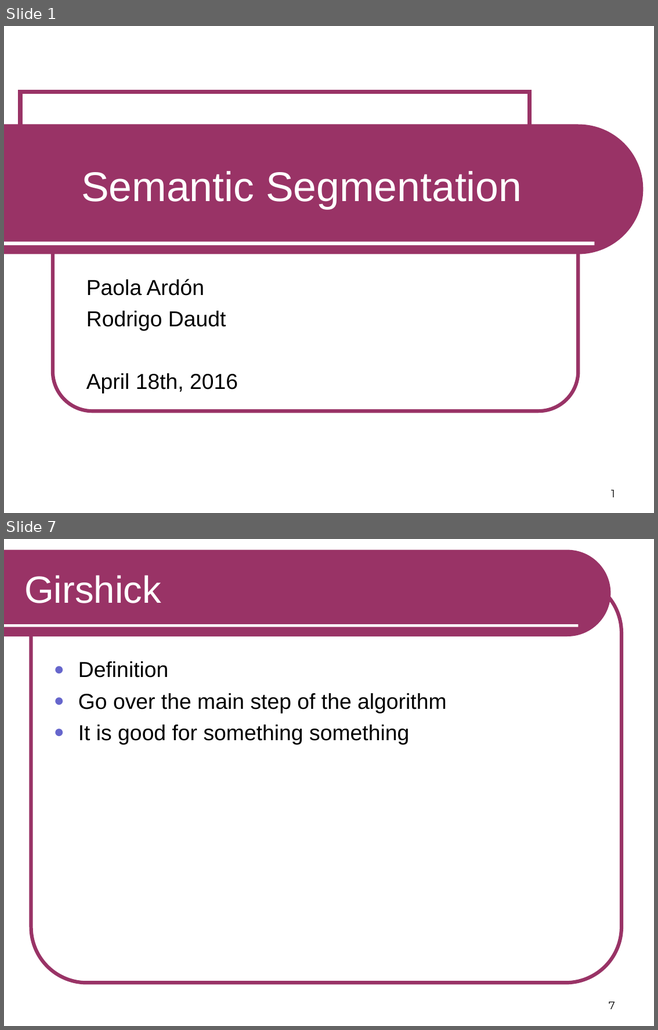
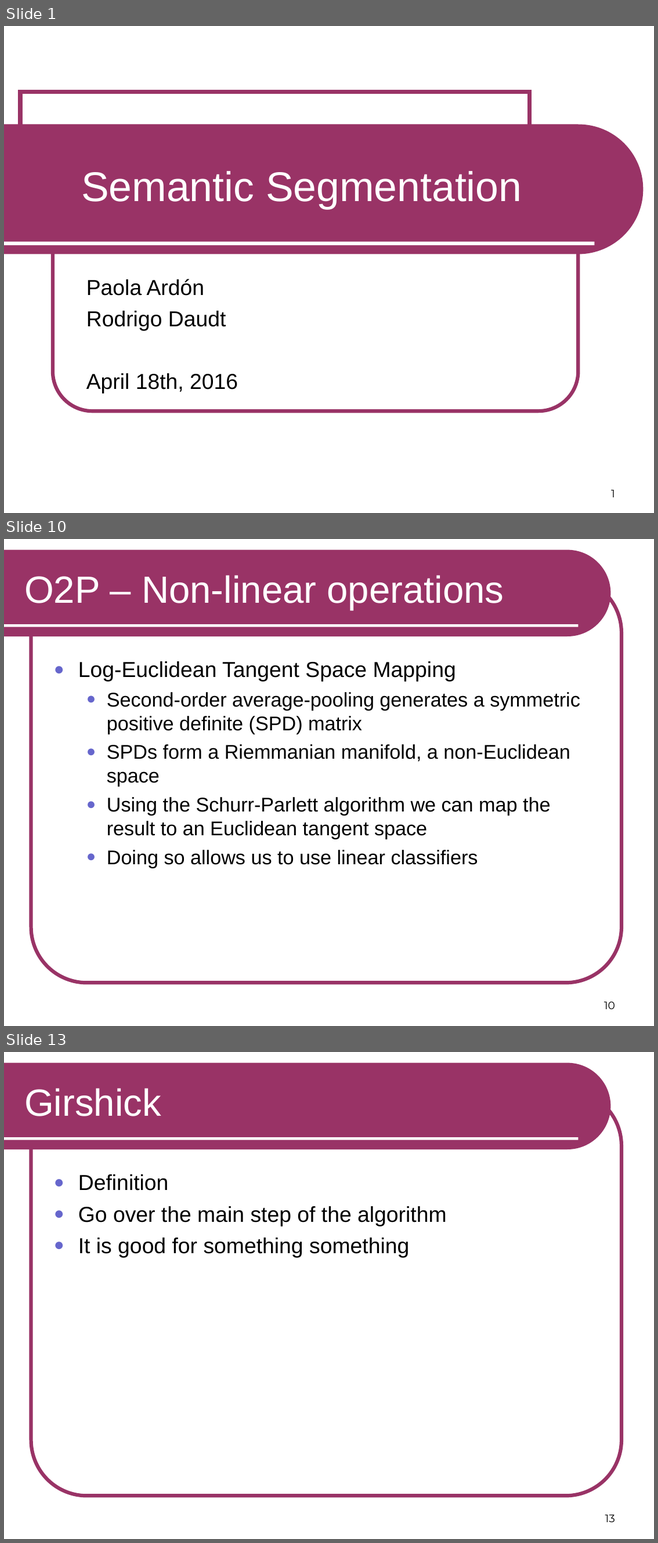
Before and after one commit to RSIP/SSI-SemanticSegmentation, a slide deck: template_slides.ppt. Shown one above the other, each under a label of ours: slides 1 and 7 before the commit, slides 1, 10 and 13 after it; the slides between them are not shown. The pictures are 658x1030 and 658x1543 pixels, drawn with LibreOffice and Linux fonts; fonts in the diff are those of the drawing. Boxes give left, top, right and bottom in pixels: in the first picture for what was removed or moved away, otherwise in the second. Text is boxed around its words. In the diff, an @@ line names an element or a change of style, - is before the commit and + after.

```diff
--- a/template_slides.ppt
+++ b/template_slides.ppt
@@ slide 10 added at box(4, 539, 654, 1026), background #FFFFFF; not listed: 3 template elements that a slide beside it also shows @@
@@ title added at box(24, 575, 504, 610), 42 pt, text #FFFFFF @@
+O2P – Non-linear operations
@@ text added at box(78, 661, 580, 868), 22 pt, text #000000 @@
+● Log-Euclidean Tangent Space Mapping
+  ● Second-order average-pooling generates a symmetric positive definite (SPD) matrix
+  ● SPDs form a Riemmanian manifold, a non-Euclidean space
+  ● Using the Schurr-Parlett algorithm we can map the result to an Euclidean tangent space
+  ● Doing so allows us to use linear classifiers
@@ page number added at box(604, 1002, 615, 1009), 12 pt, text #000000 @@
+10
@@ what was slide 7 is now slide 13 @@
@@ page number at box(605, 1515, 615, 1522): text changed @@
-7
+13
```
Also in this commit, not shown: 4 slides changed, 8 other slides added, 3 slides removed.
